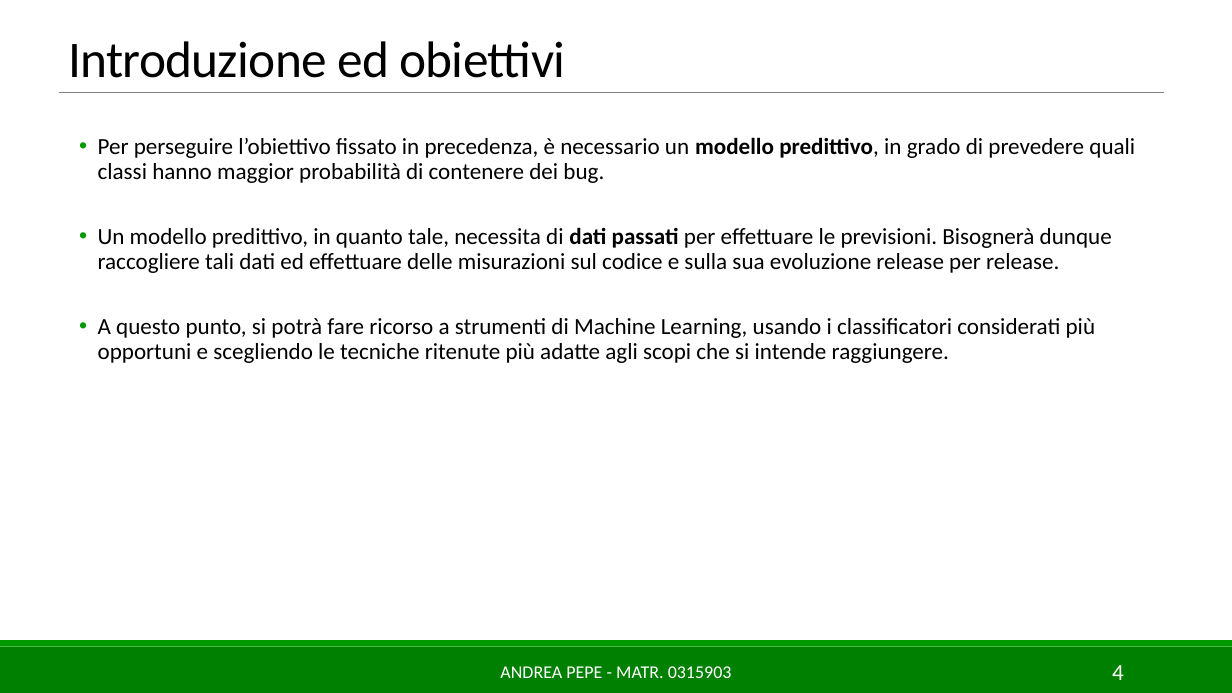
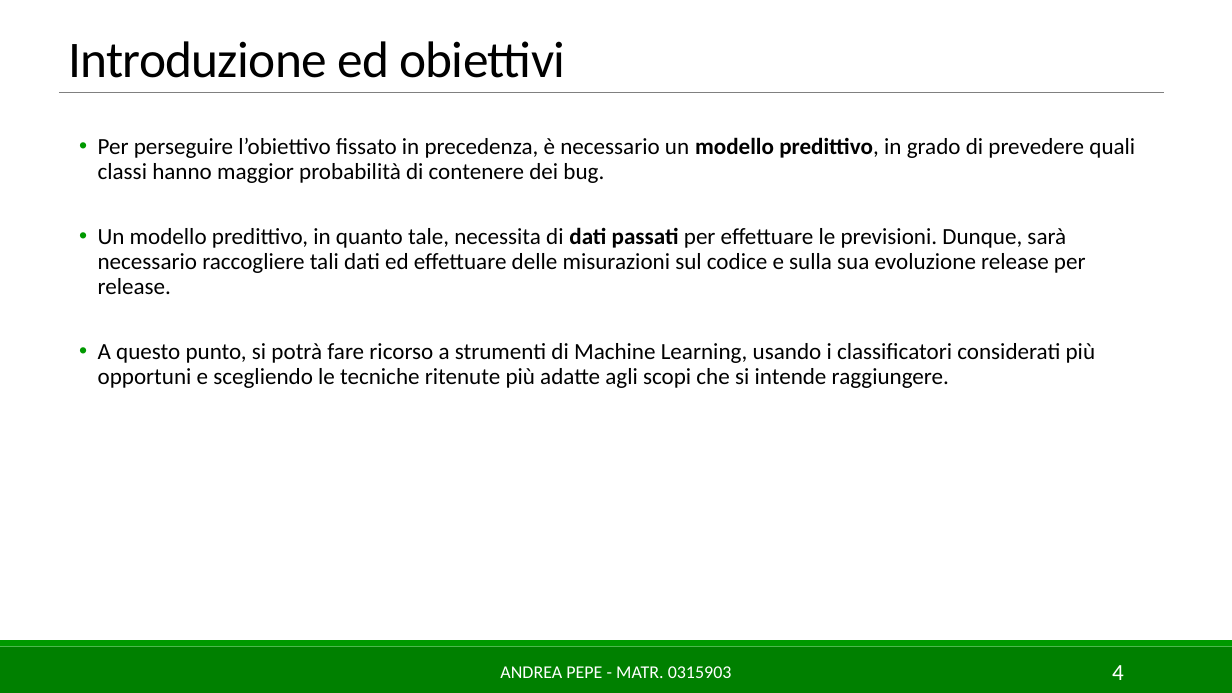
Before and after one commit to AndreaPepe/ISW2_Deliverables, a slide deck: slide 4 of ML/Slides/MLforSE_AndreaPepe_0315903.pptx. Drawn at 1232x693 pixels with LibreOffice and Linux fonts; fonts in the diff are those of the drawing. Boxes give left, top, right and bottom in pixels: in the first picture for what was removed or moved away, otherwise in the second. Text is boxed around its words. In the diff, an @@ line names an element or a change of style, - is before the commit and + after.

```diff
--- a/ML/Slides/MLforSE_AndreaPepe_0315903.pptx
+++ b/ML/Slides/MLforSE_AndreaPepe_0315903.pptx
@@ text at (98, 227, 1086, 294): text changed @@
-  • Un modello predittivo, in quanto tale, necessita di dati passati per effettuare le previsioni. Bisognerà dunque raccogliere tali dati ed effettuare delle misurazioni sul codice e sulla sua evoluzione release per release.
+  • Un modello predittivo, in quanto tale, necessita di dati passati per effettuare le previsioni. Dunque, sarà necessario raccogliere tali dati ed effettuare delle misurazioni sul codice e sulla sua evoluzione release per release.
```
Also in this commit, not shown: 11 other slides changed, 1 other file.
